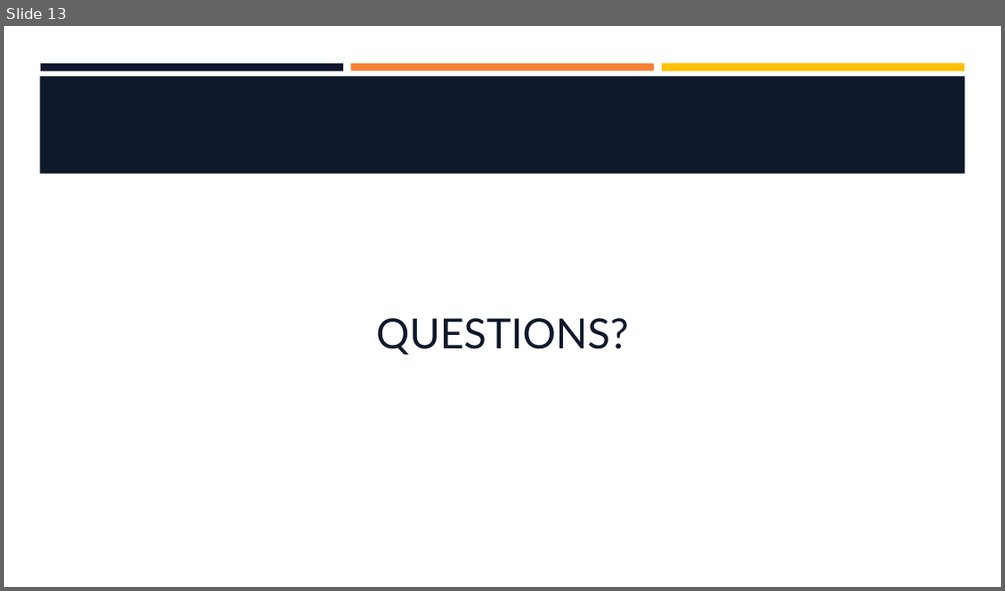
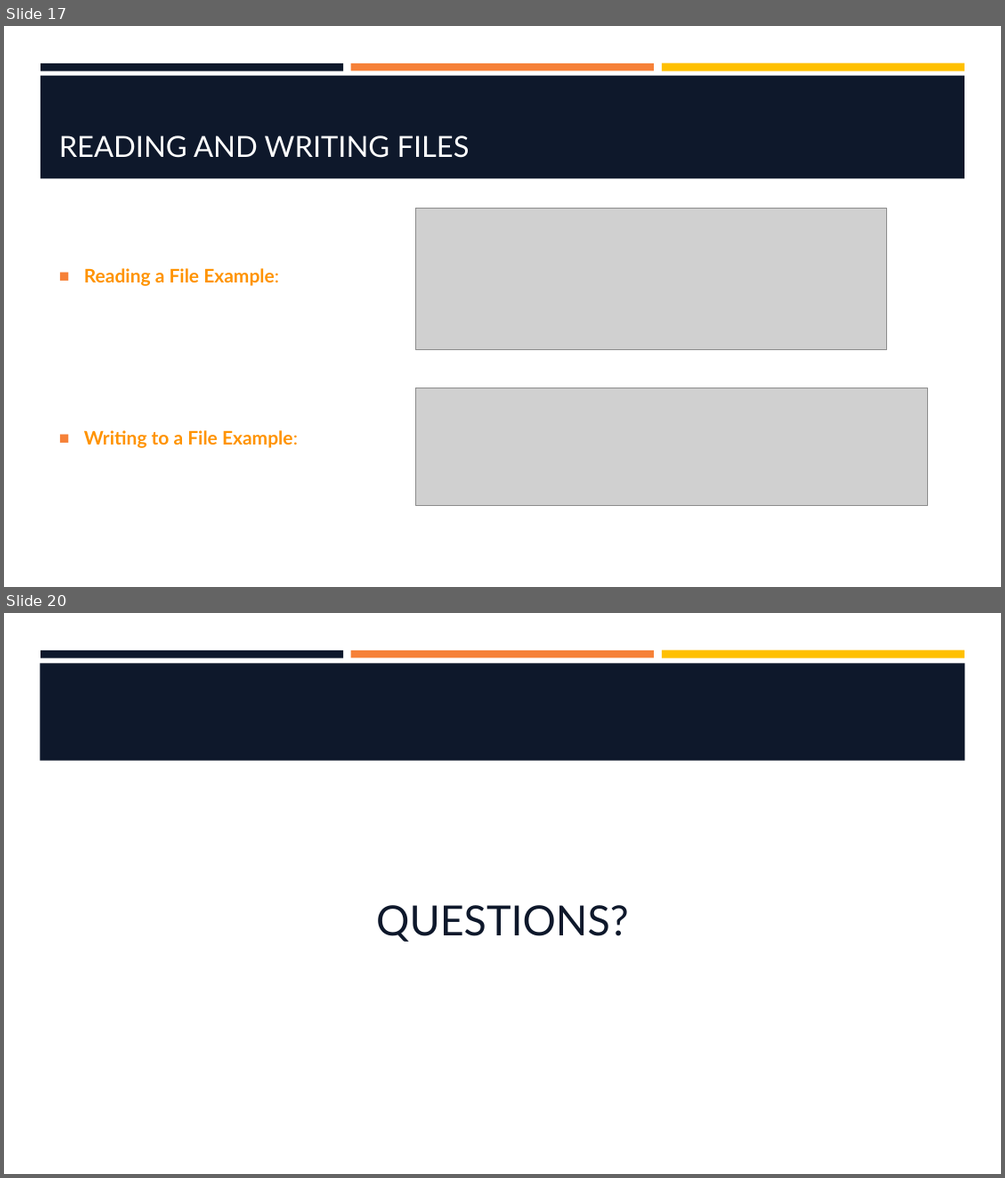
Before and after one commit to hawkeye1900/SBC-Sept24, a slide deck: week-5/W5-S2-NodeJS/W5-S2-NodeJS.pptx. Shown one above the other, each under a label of ours: slide 13 before the commit, slides 17 and 20 after it; the slides between them are not shown. The pictures are 1005x591 and 1005x1178 pixels, drawn with LibreOffice and Linux fonts; fonts in the diff are those of the drawing; grey boxes stand for pictures; background and template pictures are left out. Boxes give left, top, right and bottom in pixels: in the first picture for what was removed or moved away, otherwise in the second. Text is boxed around its words. In the diff, an @@ line names an element or a change of style, - is before the commit and + after.

```diff
--- a/week-5/W5-S2-NodeJS/W5-S2-NodeJS.pptx
+++ b/week-5/W5-S2-NodeJS/W5-S2-NodeJS.pptx
@@ slide 17 added at bbox=[4, 26, 1001, 587], background #FFFFFF; not listed: 3 template elements that a slide beside it also shows @@
@@ rectangle added at bbox=[40, 75, 965, 178], fill #0E182B @@
@@ title added at bbox=[59, 135, 469, 158], 28 pt, text #FFFFFF @@
+READING AND WRITING FILES
@@ picture added at bbox=[416, 208, 886, 350] @@
@@ text added at bbox=[84, 268, 298, 448], 18 pt, text #FF9300, bold @@
+■ Reading a File Example:
+■ Writing to a File Example:
@@ picture added at bbox=[416, 388, 928, 506] @@
@@ what was slide 13 is now slide 20 @@
```
Also in this commit, not shown: 4 slides changed, 14 other slides added, 8 slides removed, 1 other file.
